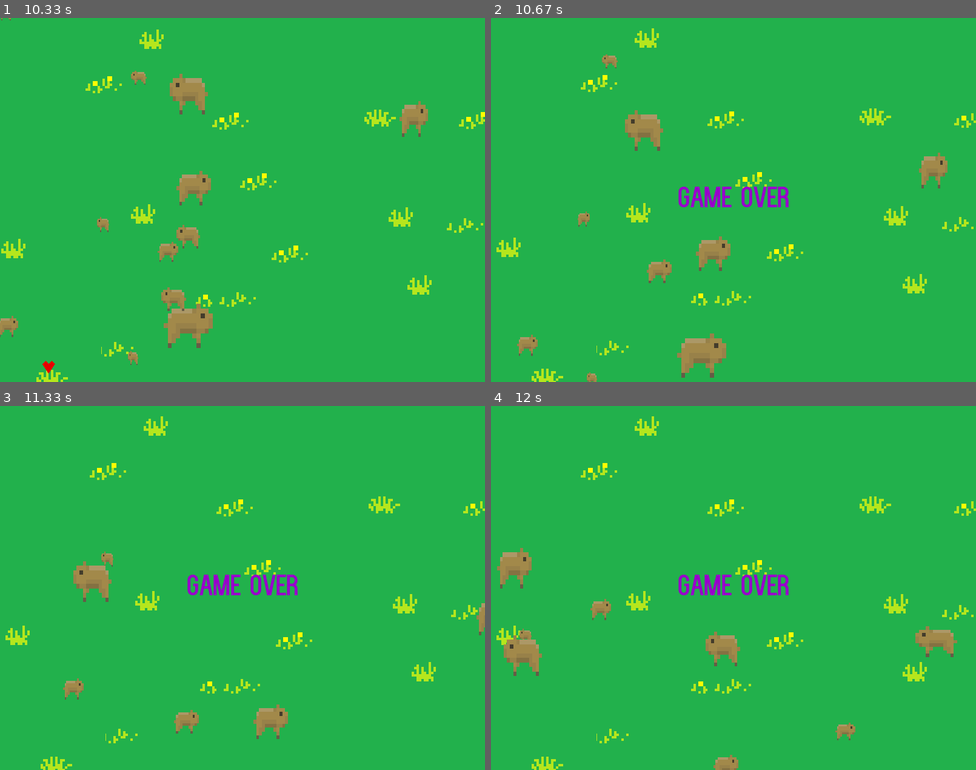
Above: before the commit, frames 1-4 (two rows, left to right).
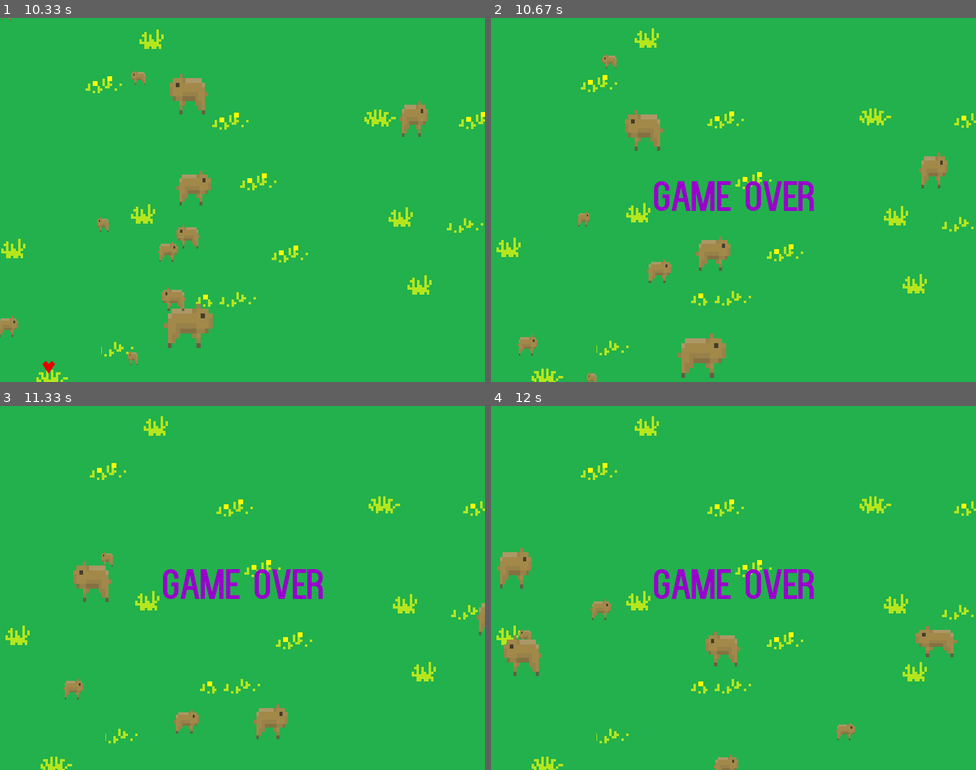
Above: after the commit, the same moments.

Repository: moren126/Cannibara_pygame
Game: pygame game, started from main.py
The game is run twice, just before and just after one commit, with the same random seed, the same clock (stepped at 60 frames per second) and the same inputs.
Inputs:
- Up to frame 1 (10.33 s): click "PLAY" at 0.42 s; tap Enter at 0.67 s; hold Up 1-1.47 s; hold Right 1.5-2.13 s; hold Down 2.17-2.53 s; hold Left 2.57-3.03 s; hold Right 3.9-4.37 s; hold Left 4.4-4.93 s; hold Down 4.97-5.27 s; hold Left 5.3-5.7 s; hold Up 5.73-6.1 s; hold Right 6.13-6.77 s; hold Down 6.8-7.17 s; hold Right 7.7-8.17 s; hold Right 8.53-9 s; hold Left 9.03-9.57 s; hold Down 9.6-9.9 s; hold Left from 9.93 s (still down)
- Up to frame 2 (10.67 s): release Left at 10.33 s
- Up to frame 3 (11.33 s): no input
- Up to frame 4 (12 s): no input

Frame 1 is identical in both runs. In frame 2, 1.4% of the frame differs, in the area x 33-67%, y 44-53%; in frame 3, 1.4%; in frame 4, 1.4%.

Commit message:
Corrected coming back to menu

Diff:
--- a/game.py
+++ b/game.py
@@ -44,8 +44,6 @@
     def runGame(WINWIDTH,WINHEIGHT,DISPLAYSURF):
 
         FPSCLOCK = pygame.time.Clock()
-        BASICFONT = pygame.font.Font('fonts/Kenzo.otf', 48)
-        BASICFONT2 = pygame.font.Font('fonts/Kenzo Regular Italic.otf', 48)
         L_CAP_IMG = pygame.image.load('graphics/capybara.png')
         R_CAP_IMG = pygame.transform.flip(L_CAP_IMG, True, False)
 
@@ -61,15 +59,18 @@
         winMode = False
 
         # powierzchnie na teksty gry
-        gameOverSurf = BASICFONT.render('Game Over', True, PURPLE)
+        BASICFONTG = pygame.font.Font('fonts/Kenzo.otf', 70)
+        gameOverSurf = BASICFONTG.render('Game Over', True, PURPLE)
         gameOverRect = gameOverSurf.get_rect()
         gameOverRect.center = (HALF_WINWIDTH, HALF_WINHEIGHT)
 
-        winSurf = BASICFONT.render('You have become ultra CANNIBAL CAPYBARA!', True, WHITE)
+        BASICFONTW = pygame.font.Font('fonts/Kenzo.otf', 48)
+        winSurf = BASICFONTW.render('You have become ultra CANNIBAL CAPYBARA!', True, WHITE)
         winRect = winSurf.get_rect()
         winRect.center = (HALF_WINWIDTH, HALF_WINHEIGHT)
 
-        winSurf2 = BASICFONT2.render('(Press "r" to restart)', True, WHITE)
+        BASICFONTI = pygame.font.Font('fonts/Kenzo Regular Italic.otf', 48)
+        winSurf2 = BASICFONTI.render('(Press "m" to go to menu)', True, WHITE)
         winRect2 = winSurf2.get_rect()
         winRect2.center = (HALF_WINWIDTH, HALF_WINHEIGHT + 40)
 
@@ -208,7 +209,7 @@
                         if playerObj['facing'] != RIGHT:
                             playerObj['surface'] = pygame.transform.scale(R_CAP_IMG, (playerObj['size'], playerObj['size']))
                         playerObj['facing'] = RIGHT
-                    elif winMode and event.key == K_r:
+                    elif winMode and event.key == K_m:
                         return
 
                 elif event.type == KEYUP:
@@ -282,7 +283,8 @@
             if winMode:
                 DISPLAYSURF.blit(winSurf, winRect)
                 DISPLAYSURF.blit(winSurf2, winRect2)
-                pygame.mixer.music.stop()
+                pygame.mixer.music.fadeout(1000)
+                #pygame.mixer.music.stop()
 
             pygame.display.update()
             FPSCLOCK.tick(FPS)
